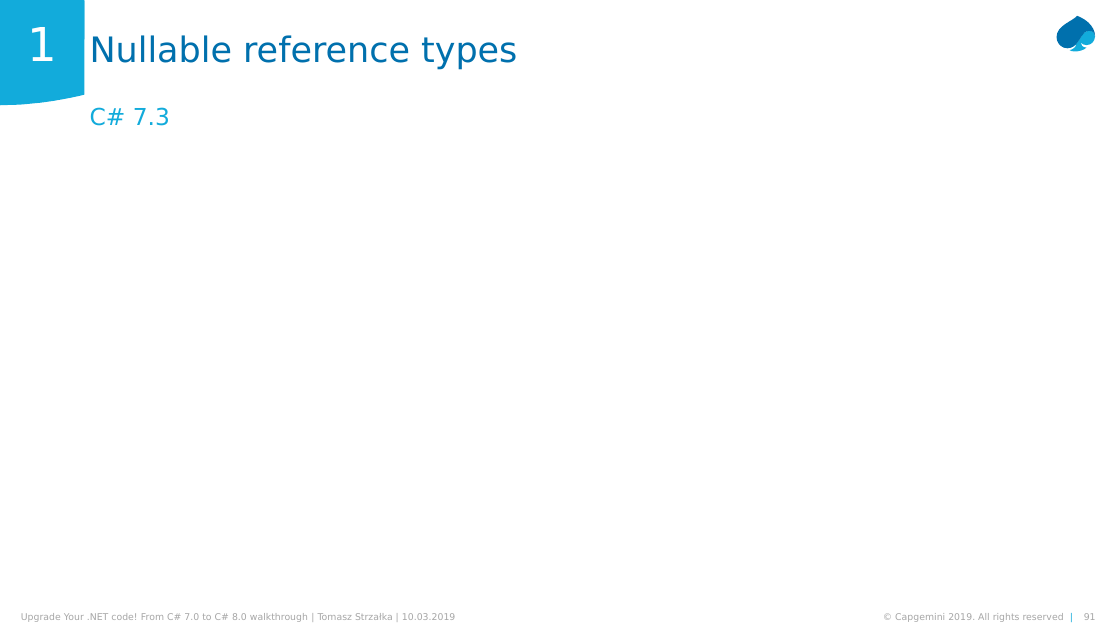
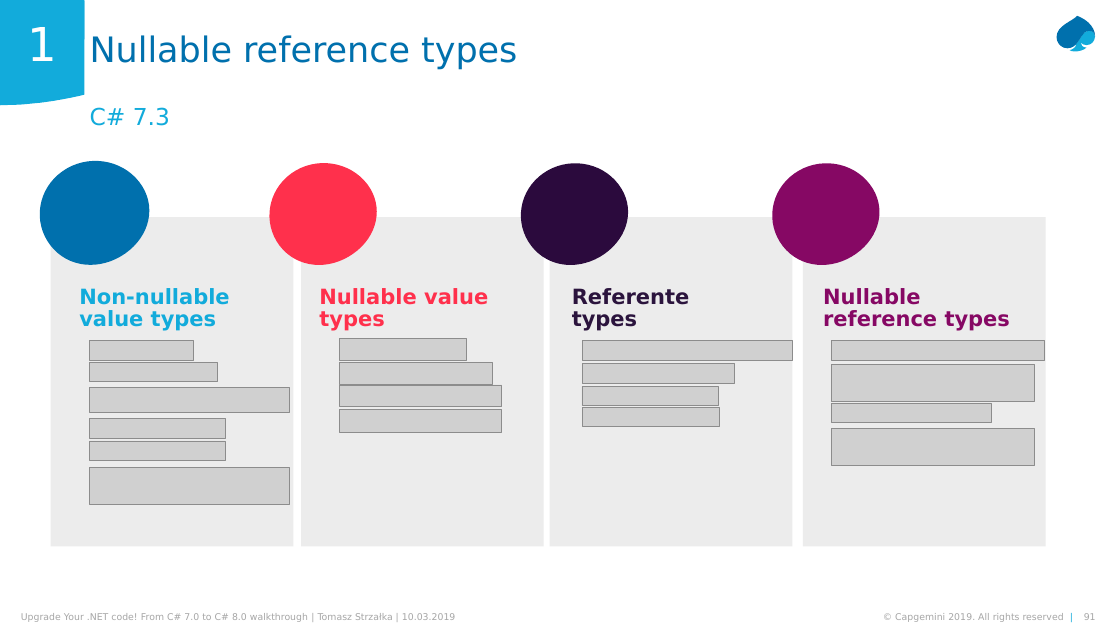
Before and after one commit to PWrGitHub194238/Capgemini.NET, a slide deck: slide 91 of CSharp80/Presentation/CSharp80.pptx. Drawn at 1120x630 pixels with LibreOffice and Linux fonts; fonts in the diff are those of the drawing; grey boxes stand for pictures. Boxes give left, top, right and bottom in pixels: in the first picture for what was removed or moved away, otherwise in the second. Text is boxed around its words. In the diff, an @@ line names an element or a change of style, - is before the commit and + after.

Commit message:
11.NullableReferenceTpes

```diff
--- a/CSharp80/Presentation/CSharp80.pptx
+++ b/CSharp80/Presentation/CSharp80.pptx
@@ freeform shape added at [33,154,158,271], fill #0070AD @@
@@ freeform shape added at [262,156,385,271], fill #FF304C @@
@@ freeform shape added at [514,156,637,271], fill #2B0A3D @@
@@ freeform shape added at [765,156,888,271], fill #860864 @@
@@ rectangle added at [50,218,293,547], fill #ECECEC @@
@@ rectangle added at [301,218,544,547], fill #ECECEC @@
@@ rectangle added at [550,218,793,547], fill #ECECEC @@
@@ rectangle added at [803,218,1046,547], fill #ECECEC @@
@@ text added at [79,288,229,331], 18 pt, text #12ABDB, bold @@
+Non-nullable
+value types
@@ text added at [319,288,488,331], 18 pt, text #FF304C, bold @@
+Nullable value types
@@ text added at [572,288,690,331], 18 pt, text #2B143D, bold @@
+Referente types
@@ text added at [823,288,1010,331], 18 pt, text #860864, bold @@
+Nullable reference types
@@ picture added at [90,341,194,361] @@
@@ picture added at [339,339,466,360] @@
@@ picture added at [582,340,793,360] @@
@@ picture added at [831,340,1044,360] @@
@@ picture added at [90,363,218,382] @@
@@ picture added at [90,387,290,413] @@
@@ picture added at [339,385,502,407] @@
@@ picture added at [339,362,492,384] @@
@@ picture added at [582,364,735,383] @@
@@ picture added at [582,386,719,405] @@
@@ picture added at [831,365,1034,402] @@
@@ picture added at [90,419,225,439] @@
@@ picture added at [339,410,502,433] @@
@@ picture added at [582,408,719,426] @@
@@ picture added at [831,403,991,423] @@
@@ picture added at [90,441,225,460] @@
@@ picture added at [831,429,1034,465] @@
@@ picture added at [90,468,290,504] @@
```
Also in this commit, not shown: 13 other slides changed, 2 slides added, 59 other files.
